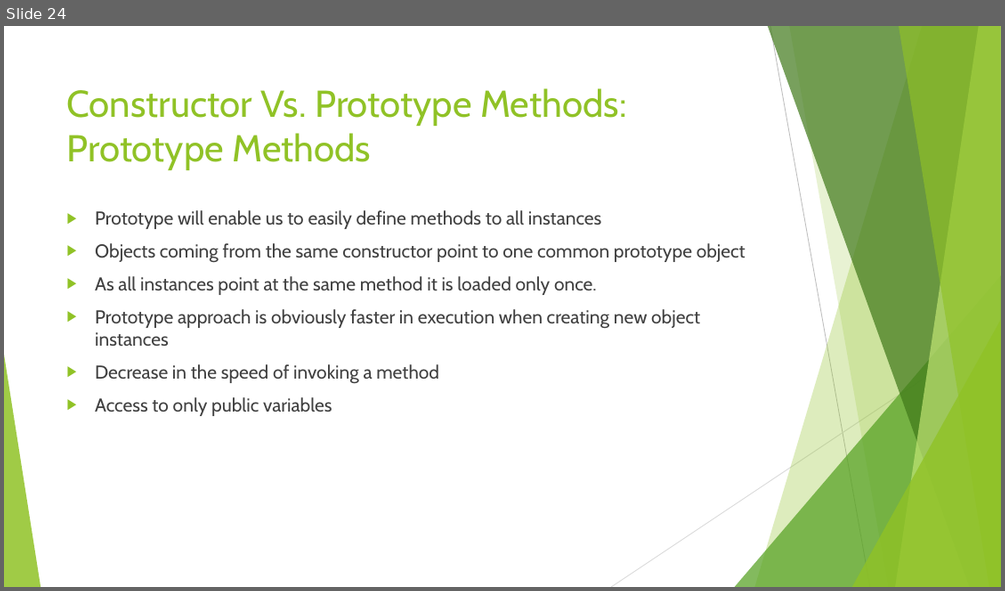
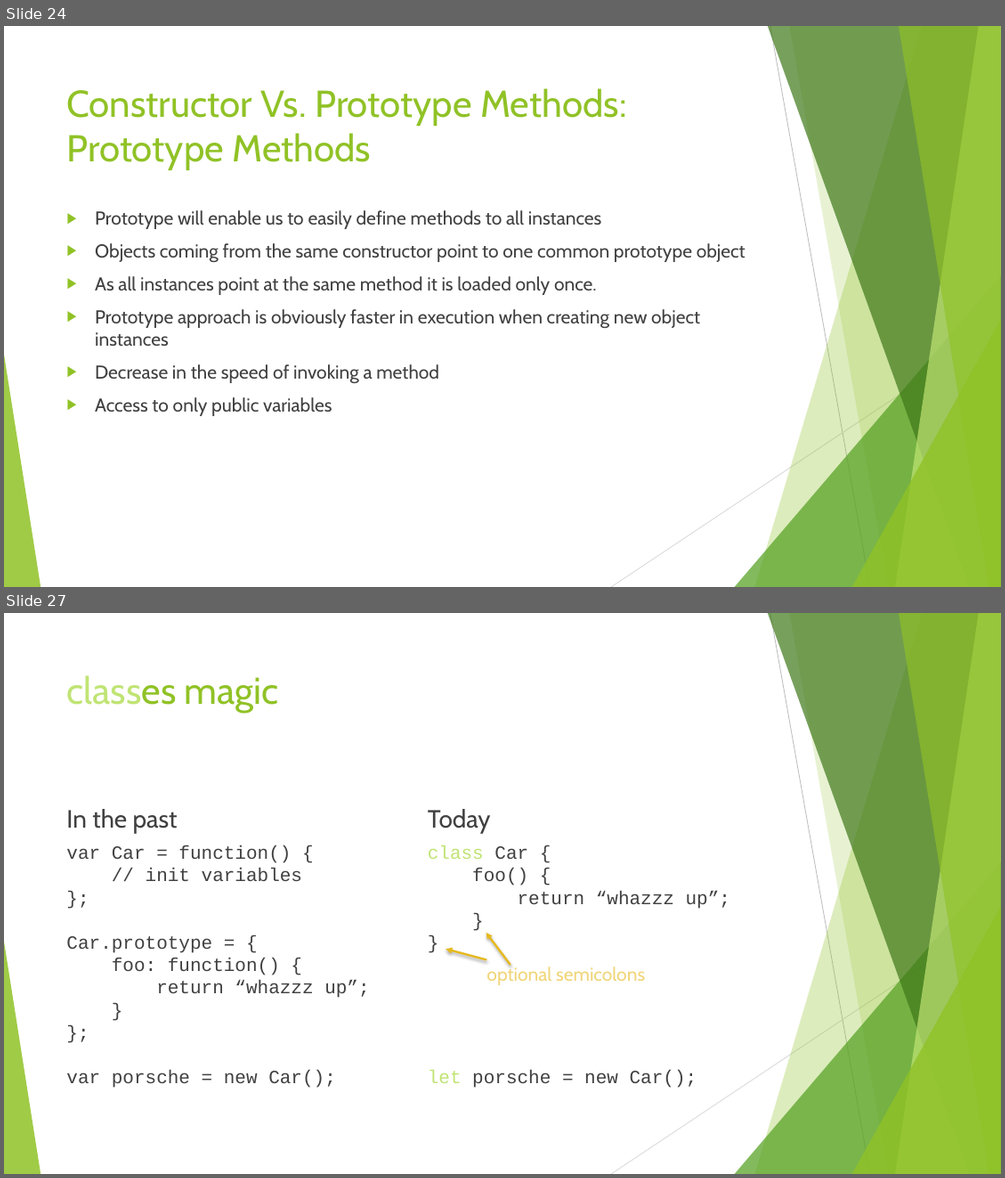
Before and after one commit to jeffxor/prototypes, a slide deck: doc/Javascript.Objects.pptx. Shown one above the other, each under a label of ours: slide 24 before the commit, slides 24 and 27 after it; the slides between them are not shown. The pictures are 1005x591 and 1005x1178 pixels, drawn with LibreOffice and Linux fonts; fonts in the diff are those of the drawing; background and template pictures are left out. Boxes give left, top, right and bottom in pixels: in the first picture for what was removed or moved away, otherwise in the second. Text is boxed around its words. In the diff, an @@ line names an element or a change of style, - is before the commit and + after.

```diff
--- a/doc/Javascript.Objects.pptx
+++ b/doc/Javascript.Objects.pptx
@@ slide 27 added at (x1=4, y1=613, x2=1001, y2=1174), background #FFFFFF; not listed: 10 template elements that a slide beside it also shows @@
@@ title added at (x1=67, y1=675, x2=279, y2=713), 36 pt, text #90C226 @@
+classes magic
@@ text added at (x1=66, y1=809, x2=178, y2=834), 24 pt, text #404040 @@
+In the past
@@ text added at (x1=428, y1=809, x2=491, y2=834), 24 pt, text #404040 @@
+Today
@@ text added at (x1=66, y1=845, x2=369, y2=1087), 18 pt, text #404040 @@
+var Car = function() {
+// init variables
+};
+Car.prototype = {
+foo: function() {
+return “whazzz up”;
+}
+};
+var porsche = new Car();
@@ text added at (x1=428, y1=845, x2=730, y2=1087), 18 pt, text #404040 @@
+class Car {
+foo() {
+return “whazzz up”;
+}
+}
+let porsche = new Car();
@@ arrow added from (510, 965) to (486, 933), #E6B91E 2 pt @@
@@ arrow added from (486, 960) to (446, 949), #E6B91E 2 pt @@
@@ text added at (x1=486, y1=965, x2=645, y2=985), 18 pt, text #F0D578 @@
+optional semicolons
```
Also in this commit, not shown: 6 slides changed, 3 other slides added, 4 other files.
